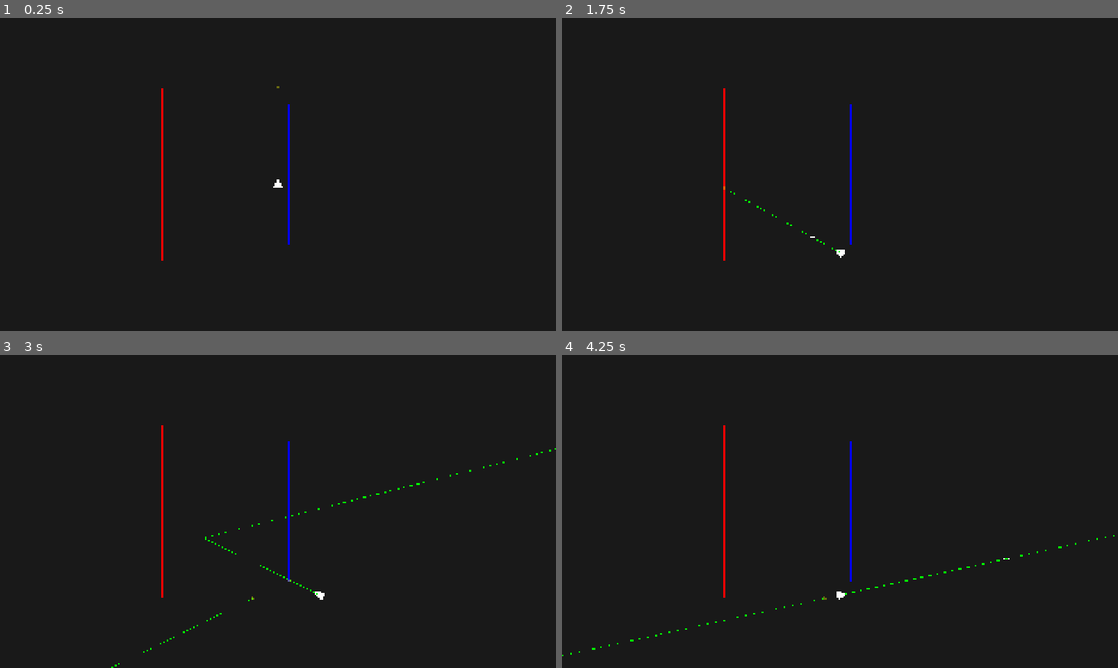
Above: before the commit, frames 1-4 (two rows, left to right).
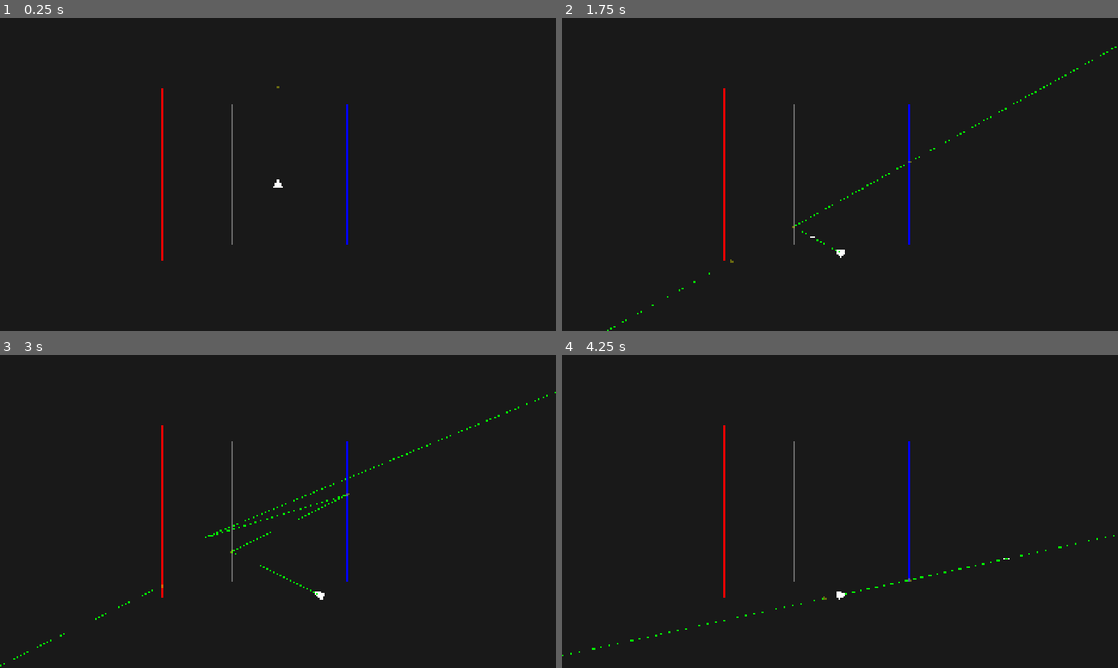
Above: after the commit, the same moments.

Repository: AlonKellner-RedHat/ricochet-game-v2
Game: Godot game, scene res://scenes/open_room_playable.tscn
The game is run twice, just before and just after one commit, with the same random seed, the same clock (stepped at 60 frames per second) and the same inputs.
Inputs (mouse positions are in pixels of both pictures, inside the frame that each line leads up to):
- Up to frame 1 (0.25 s): no input
- Up to frame 2 (1.75 s): tap Enter at 0.5 s; move the mouse to (962, 158) at 0.52 s; hold D (move_right) 0.53-1.25 s; hold Space (fire) 0.53-1.25 s; click (962, 158) at 0.67 s; drag from (728, 190) to (812, 237) at 1.27 s
- Up to frame 3 (3 s): move the mouse to (333, 442) at 2.02 s; hold D (move_right) 2.03-2.75 s; tap Alt at 2.1 s; drag from (250, 574) to (111, 464) at 2.77 s
- Up to frame 4 (4.25 s): tap Enter at 3.5, 3.6 s; move the mouse to (1006, 558) at 3.52 s; hold A (move_left) from 3.53 s (still down)

The runs differ from the first frame. In frame 1, 0.4% of the frame differs, in the area x 41-63%, y 27-73%; in frame 2, 0.6%; in frame 3, 0.8%, in the area x 0-100%, y 11-100%; in frame 4, 0.5%.

Commit message:
Stage 21: Multi-bounce physical trace
- Tracer handles multiple consecutive reflections correctly
- Ray direction reflects at each mirror hit, continues tracing
- transform_all: transforms surface geometry through a Möbius frame
- Two-mirror test level (auto-swept by invariants, 6 scenes total)
- Bounce angles verified: y preserved, x negated for vertical mirror
- S3 determinism, S16 no-NaN verified for multi-bounce paths
- Performance gate: multi-bounce trace < 10ms
- 9 new tests

Co-Authored-By: Claude Opus 4.6 <noreply@anthropic.com>

Diff:
--- a/scenes/open_room_playable.tscn
+++ b/scenes/open_room_playable.tscn
@@ -17,7 +17,7 @@
 room_rect = Rect2(560, 240, 800, 600)
 build_room = false
 block_lines = [Vector4(560, 240, 1360, 240), Vector4(1360, 840, 560, 840), Vector4(560, 840, 560, 240)]
-mirror_lines = [Vector4(1000, 300, 1000, 780)]
+mirror_lines = [Vector4(800, 300, 800, 780), Vector4(1200, 300, 1200, 780)]
 
 [node name="Background" type="ColorRect" parent="."]
 offset_right = 1920.0
--- /dev/null
+++ b/scenes/test_levels/two_mirrors.tscn
@@ -0,0 +1,27 @@
+[gd_scene load_steps=5 format=3]
+
+[ext_resource type="PackedScene" path="res://scenes/player.tscn" id="1"]
+[ext_resource type="Script" path="res://scripts/game/level_settings.gd" id="2"]
+[ext_resource type="Script" path="res://scripts/game/cursor.gd" id="3"]
+[ext_resource type="Script" path="res://scripts/visual/path_renderer.gd" id="4"]
+
+[node name="Main" type="Node2D"]
+script = ExtResource("2")
+gravity = Vector2(0, 0)
+room_rect = Rect2(560, 240, 800, 600)
+build_room = true
+mirror_lines = [Vector4(800, 240, 800, 840), Vector4(1100, 240, 1100, 840)]
+
+[node name="Background" type="ColorRect" parent="."]
+offset_right = 1920.0
+offset_bottom = 1080.0
+color = Color(0.1, 0.1, 0.1, 1)
+
+[node name="Player" parent="." instance=ExtResource("1")]
+position = Vector2(680, 540)
+
+[node name="Cursor" type="Node2D" parent="."]
+script = ExtResource("3")
+
+[node name="PathRenderer" type="Node2D" parent="."]
+script = ExtResource("4")
--- a/scripts/math/tracer.gd
+++ b/scripts/math/tracer.gd
@@ -90,6 +90,24 @@
 
 	return path
 
+static func transform_all(surfaces: Array, mobius: MobiusTransform) -> Array:
+	var result: Array = []
+	for surf in surfaces:
+		var s: Vector2 = mobius.apply(surf.segment.start)
+		var e: Vector2 = mobius.apply(surf.segment.end)
+		var v: Vector2
+		if is_inf(surf.segment.via.x) or is_inf(surf.segment.via.y):
+			v = Vector2(INF, INF)
+		else:
+			v = mobius.apply(surf.segment.via)
+		var new_seg := Segment.new(s, e, v)
+		var state := GameState.new()
+		var left: SideConfig = surf.active_side_config(Side.Value.LEFT, state)
+		var right: SideConfig = surf.active_side_config(Side.Value.RIGHT, state)
+		var new_surf := Surface.new(new_seg, left, right, surf.is_target, surf.player_solid)
+		result.append(new_surf)
+	return result
+
 static func _clip_to_bounds_edge(origin: Vector2, dir: Vector2, bounds: Rect2) -> Vector2:
 	var min_t := INF
 	if dir.x > 0.0:
--- /dev/null
+++ b/tests/test_stage21_multi_bounce.gd
@@ -0,0 +1,118 @@
+extends GutTest
+
+func before_each() -> void:
+	Surface.reset_id_counter()
+	MobiusTransform.reset_id_counter()
+
+func _make_mirror(x: float, y_start: float, y_end: float) -> Surface:
+	var seg := Segment.new(Vector2(x, y_start), Vector2(x, y_end), Vector2(x, (y_start + y_end) / 2.0))
+	var carrier := seg.get_carrier()
+	var reflection := ReflectionEffect.new(carrier)
+	var config := SideConfig.new(reflection, true)
+	return Surface.new(seg, config, config, false, false)
+
+func _make_wall(x: float) -> Surface:
+	return RoomBuilder.create_block_surface(Vector2(x, 0), Vector2(x, 600), Vector2(x, 300))
+
+func test_stage21_double_bounce() -> void:
+	var m1 := _make_mirror(200, 0, 600)
+	var m2 := _make_mirror(600, 0, 600)
+	var wall := _make_wall(800)
+	var surfaces: Array[Surface] = [m1, m2, wall]
+	var dir := Direction.new(Vector2(100, 300), Vector2(700, 300))
+	var path := Tracer.trace(Vector2(100, 300), dir, surfaces, GameState.new())
+	assert_gte(path.steps.size(), 3, "Should have at least 3 steps: hit m1, hit m2, hit wall")
+
+func test_stage21_bounce_direction_changes() -> void:
+	var m1 := _make_mirror(400, 0, 600)
+	var wall_left := _make_wall(100)
+	var wall_right := _make_wall(700)
+	var surfaces: Array[Surface] = [m1, wall_left, wall_right]
+	var dir := Direction.new(Vector2(300, 300), Vector2(500, 300))
+	var path := Tracer.trace(Vector2(300, 300), dir, surfaces, GameState.new())
+	assert_gte(path.steps.size(), 2, "Should bounce off mirror")
+	var step0: Tracer.Step = path.steps[0]
+	var step1: Tracer.Step = path.steps[1]
+	var dir0: Vector2 = (step0.end - step0.start).normalized()
+	var dir1: Vector2 = (step1.end - step1.start).normalized()
+	assert_gt(dir0.x, 0.0, "First step should go right")
+	assert_lt(dir1.x, 0.0, "After bounce, should go left")
+
+func test_stage21_bounce_angles_correct() -> void:
+	var m1 := _make_mirror(400, 0, 600)
+	var surfaces: Array[Surface] = [m1]
+	var dir := Direction.new(Vector2(300, 200), Vector2(400, 300))
+	var path := Tracer.trace(Vector2(300, 200), dir, surfaces, GameState.new())
+	assert_gte(path.steps.size(), 2, "Should bounce")
+	var step0: Tracer.Step = path.steps[0]
+	var step1: Tracer.Step = path.steps[1]
+	var incoming: Vector2 = (step0.end - step0.start).normalized()
+	var outgoing: Vector2 = (step1.end - step1.start).normalized()
+	assert_almost_eq(incoming.y, outgoing.y, 0.01, "y component should be preserved in reflection across vertical line")
+	assert_almost_eq(incoming.x, -outgoing.x, 0.01, "x component should be negated")
+
+func test_stage21_S3_determinism_multi_bounce() -> void:
+	var m1 := _make_mirror(400, 0, 600)
+	var wall := _make_wall(100)
+	var surfaces: Array[Surface] = [m1, wall]
+	var dir := Direction.new(Vector2(300, 300), Vector2(500, 300))
+	var state := GameState.new()
+	var path1 := Tracer.trace(Vector2(300, 300), dir, surfaces, state)
+	var path2 := Tracer.trace(Vector2(300, 300), dir, surfaces, state)
+	assert_eq(path1.steps.size(), path2.steps.size(), "S3: Same step count")
+	for i in path1.steps.size():
+		var s1: Tracer.Step = path1.steps[i]
+		var s2: Tracer.Step = path2.steps[i]
+		assert_almost_eq(s1.start.x, s2.start.x, 0.01, "S3: Same start x at step %d" % i)
+		assert_almost_eq(s1.end.x, s2.end.x, 0.01, "S3: Same end x at step %d" % i)
+
+func test_stage21_S16_no_nan_multi_bounce() -> void:
+	var m1 := _make_mirror(200, 0, 600)
+	var m2 := _make_mirror(600, 0, 600)
+	var wall := _make_wall(800)
+	var surfaces: Array[Surface] = [m1, m2, wall]
+	var dir := Direction.new(Vector2(100, 250), Vector2(700, 350))
+	var path := Tracer.trace(Vector2(100, 250), dir, surfaces, GameState.new())
+	for i in path.steps.size():
+		var step: Tracer.Step = path.steps[i]
+		assert_false(is_nan(step.start.x) or is_nan(step.start.y), "S16: step %d start" % i)
+		assert_false(is_nan(step.end.x) or is_nan(step.end.y), "S16: step %d end" % i)
+
+func test_stage21_transform_all_identity() -> void:
+	var m1 := _make_mirror(400, 0, 600)
+	var identity := MobiusTransform.identity()
+	var transformed := Tracer.transform_all([m1], identity)
+	assert_eq(transformed.size(), 1, "Should have 1 surface")
+	assert_almost_eq(transformed[0].segment.start.x, 400.0, 0.01, "Identity preserves x")
+
+func test_stage21_transform_all_reflection() -> void:
+	var carrier := GeneralizedCircle.from_line(1, 0, -300)
+	var refl := ReflectionEffect.new(carrier)
+	var m := refl.get_mobius()
+	var surf := _make_wall(500)
+	var transformed := Tracer.transform_all([surf], m)
+	assert_almost_eq(transformed[0].segment.start.x, 100.0, 0.1, "Reflected x=500 across x=300 → x=100")
+
+func test_stage21_wall_stops_after_bounces() -> void:
+	var m1 := _make_mirror(400, 0, 600)
+	var wall := _make_wall(100)
+	var surfaces: Array[Surface] = [m1, wall]
+	var dir := Direction.new(Vector2(300, 300), Vector2(500, 300))
+	var path := Tracer.trace(Vector2(300, 300), dir, surfaces, GameState.new())
+	var last_step: Tracer.Step = path.steps[path.steps.size() - 1]
+	assert_not_null(last_step.hit, "Should end at wall")
+	assert_almost_eq(last_step.end.x, 100.0, 0.1, "Should hit left wall after bounce")
+
+func test_stage21_multi_bounce_perf_gate() -> void:
+	var surfaces: Array[Surface] = []
+	surfaces.append(_make_mirror(300, 0, 600))
+	surfaces.append(_make_mirror(500, 0, 600))
+	surfaces.append(_make_wall(100))
+	surfaces.append(_make_wall(700))
+	surfaces.append(RoomBuilder.create_block_surface(Vector2(100, 0), Vector2(700, 0), Vector2(400, 0)))
+	surfaces.append(RoomBuilder.create_block_surface(Vector2(700, 600), Vector2(100, 600), Vector2(400, 600)))
+	var dir := Direction.new(Vector2(200, 250), Vector2(600, 350))
+	var start_time := Time.get_ticks_usec()
+	var _path := Tracer.trace(Vector2(200, 250), dir, surfaces, GameState.new())
+	var elapsed := Time.get_ticks_usec() - start_time
+	assert_lt(elapsed, 10000, "Multi-bounce trace should complete in < 10ms (took %d μs)" % elapsed)
